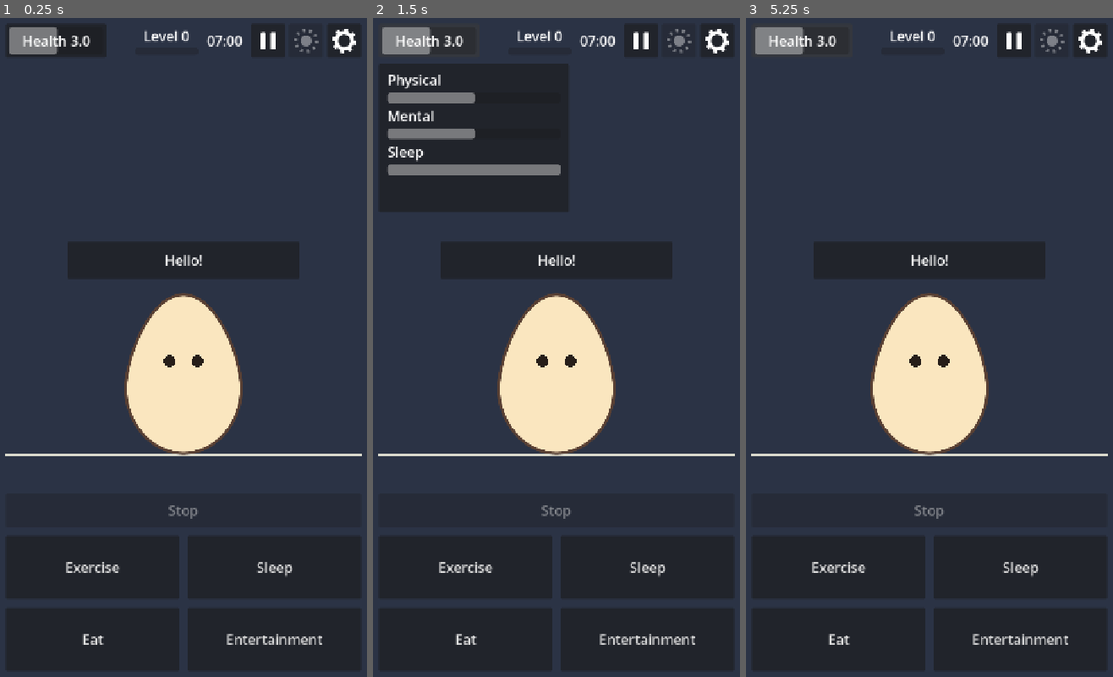
Above: before the commit, frames 1-3 (left to right).
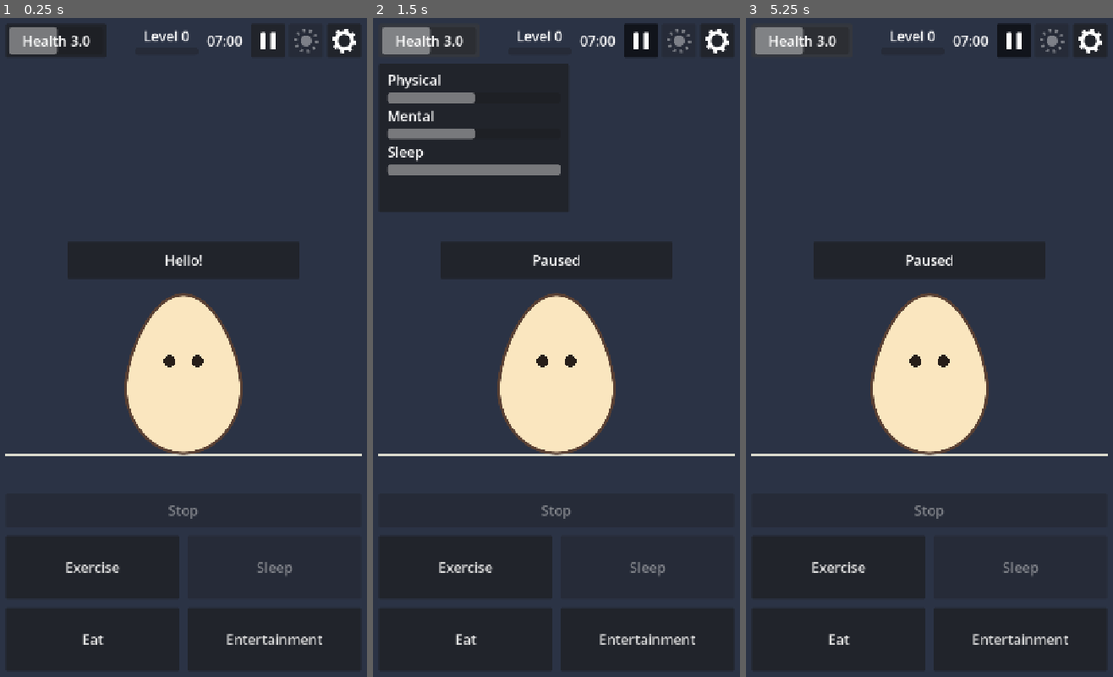
Above: after the commit, the same moments.

Repository: RomesQuiet/bio-streams-CMP
Game: Godot game, scene res://scenes/main.tscn
Same seed, same stepped clock (60 frames per second), same inputs: the game is played once before the commit and once after it.
Inputs (mouse positions are in pixels of both pictures, inside the frame that each line leads up to):
- Up to frame 1 (0.25 s): no input
- Up to frame 2 (1.5 s): click (640, 37) at 0.5 s; click "Health 3.0" at 1.25 s
- Up to frame 3 (5.25 s): click "Exercise" at 2 s; click (1021, 564) at 2.75 s, where only the run before the commit has a clickable "Sleep"; click "Eat" at 3.5 s; click "Entertainment" at 4.25 s; click "Health 3.0" at 5 s

The runs differ from the first frame. In frame 1, less than 0.1% of the frame differs, in the area x 70-80%, y 82-85%; in frame 2, 0.2%, in the area x 43-80%, y 35-85%; in frame 3, 0.2%.

Commit message:
task 4
time now flows

Diff:
--- a/data/config.json
+++ b/data/config.json
@@ -8,7 +8,13 @@
 		"day_avatar_minutes_per_real_minute": 28,
 		"sleep_avatar_minutes_per_real_minute": 5,
 		"first_day_start_hour": { "value": 7.0, "placeholder": true, "comment": "Clock time (24 h) when the first day starts." },
-		"max_sleep_hours": { "value": 12, "placeholder": true, "comment": "Maximum hours on the sleep slider." }
+		"max_sleep_hours": { "value": 12, "placeholder": true, "comment": "Maximum hours on the sleep slider." },
+		"max_frame_seconds": { "value": 0.5, "placeholder": true, "comment": "Longest real time counted in one frame, so a frozen or hidden tab cannot jump game time forward." }
+	},
+
+	"debug": {
+		"_comment": "Only works when the game runs from the Godot editor. Press F9 to change the speed. Never active in the published build.",
+		"speed_multipliers": [1, 60, 600]
 	},
 
 	"measures": {
--- a/project.godot
+++ b/project.godot
@@ -19,6 +19,7 @@
 
 Config="*res://scripts/autoload/config.gd"
 GameState="*res://scripts/autoload/game_state.gd"
+Clock="*res://scripts/autoload/clock.gd"
 
 [display]
 
--- a/scenes/main.tscn
+++ b/scenes/main.tscn
@@ -119,6 +119,7 @@
 custom_minimum_size = Vector2(64, 64)
 layout_mode = 2
 tooltip_text = "Pause"
+toggle_mode = true
 icon = ExtResource("3_pause")
 icon_alignment = 1
 expand_icon = true
--- /dev/null
+++ b/scripts/autoload/clock.gd
@@ -0,0 +1,202 @@
+extends Node
+## Avatar time. Advances only with the game open, using frame delta time.
+## It never reads the device clock. All numbers come from Config.
+##
+## Cycle: DAY -> BEDTIME (day over, avatar tired, waits for the player)
+##        -> SLEEPING -> SLEEP_OVER (paused, waits for the wake button) -> DAY
+
+enum Phase { DAY, BEDTIME, SLEEPING, SLEEP_OVER }
+
+const MINUTES_PER_HOUR := 60.0
+const SECONDS_PER_MINUTE := 60.0
+const MINUTES_PER_DAY := 24.0 * 60.0
+
+signal time_changed
+signal phase_changed(phase: Phase)
+signal paused_changed(paused: bool)
+## Emitted every frame that avatar time moves, with the avatar hours that passed.
+signal avatar_time_passed(hours: float)
+
+var phase := Phase.DAY
+var paused := false
+var day_number := 1
+var day_length_hours: float
+var day_elapsed_hours := 0.0
+var sleep_target_hours := 0.0
+var sleep_elapsed_hours := 0.0
+## Avatar time of day, in minutes since midnight (0 to 1440).
+var minute_of_day: float
+## Debug only (editor): multiplies how fast time runs.
+var debug_speed := 1.0
+
+var _debug_speed_index := 0
+## Time of day (minutes) when the current day or sleep started.
+var _phase_start_minute: float
+
+
+func _ready() -> void:
+	day_length_hours = Config.get_float("time.first_day_hours")
+	minute_of_day = Config.get_float("time.first_day_start_hour") * MINUTES_PER_HOUR
+	_phase_start_minute = minute_of_day
+	avatar_time_passed.connect(GameState.apply_avatar_hours)
+	if _debug_allowed():
+		print_conversion_table()
+
+
+func _process(delta: float) -> void:
+	if paused:
+		return
+	var real_seconds := minf(delta, Config.get_float("time.max_frame_seconds")) * debug_speed
+	match phase:
+		Phase.DAY:
+			var hours := minf(real_seconds_to_avatar_hours(real_seconds, false), day_length_hours - day_elapsed_hours)
+			day_elapsed_hours = minf(day_elapsed_hours + hours, day_length_hours)
+			_advance(hours, day_elapsed_hours)
+			if day_elapsed_hours >= day_length_hours:
+				_end_day()
+		Phase.SLEEPING:
+			var hours := minf(real_seconds_to_avatar_hours(real_seconds, true), sleep_target_hours - sleep_elapsed_hours)
+			sleep_elapsed_hours = minf(sleep_elapsed_hours + hours, sleep_target_hours)
+			_advance(hours, sleep_elapsed_hours)
+			if sleep_elapsed_hours >= sleep_target_hours:
+				_end_sleep()
+
+
+func _unhandled_input(event: InputEvent) -> void:
+	if not _debug_allowed():
+		return
+	if event is InputEventKey and event.pressed and not event.echo and event.keycode == KEY_F9:
+		var speeds: Array = Config.get_value("debug.speed_multipliers")
+		_debug_speed_index = (_debug_speed_index + 1) % speeds.size()
+		debug_speed = float(speeds[_debug_speed_index])
+		print("Clock: debug speed x%s" % debug_speed)
+		time_changed.emit()
+
+
+# --- Conversion (the time rules from CLAUDE.md) ---
+
+## Length of the next day after sleeping this many hours.
+## day_hours = day_baseline + (sleep_baseline - sleep_hours). 5 h sleep -> 19 h day.
+func day_hours_after_sleep(sleep_hours: float) -> float:
+	var day_baseline := Config.get_float("time.day_baseline_hours")
+	var sleep_baseline := Config.get_float("time.sleep_baseline_hours")
+	return maxf(0.0, day_baseline + (sleep_baseline - sleep_hours))
+
+
+## Real seconds needed for this many avatar hours, awake (day) or asleep (night).
+func avatar_hours_to_real_seconds(hours: float, asleep: bool) -> float:
+	return hours * MINUTES_PER_HOUR / _avatar_minutes_per_real_minute(asleep) * SECONDS_PER_MINUTE
+
+
+## Avatar hours that pass in this many real seconds, awake (day) or asleep (night).
+func real_seconds_to_avatar_hours(seconds: float, asleep: bool) -> float:
+	return seconds / SECONDS_PER_MINUTE * _avatar_minutes_per_real_minute(asleep) / MINUTES_PER_HOUR
+
+
+func _avatar_minutes_per_real_minute(asleep: bool) -> float:
+	if asleep:
+		return Config.get_float("time.sleep_avatar_minutes_per_real_minute")
+	return Config.get_float("time.day_avatar_minutes_per_real_minute")
+
+
+# --- Controls used by the interface ---
+
+func set_paused(value: bool) -> void:
+	if phase != Phase.DAY:
+		value = false
+	if paused == value:
+		return
+	paused = value
+	paused_changed.emit(paused)
+
+
+func toggle_pause() -> void:
+	set_paused(not paused)
+
+
+## Starts sleep. Only allowed at bedtime for now (placeholder rule).
+func start_sleep(hours: float) -> void:
+	if phase != Phase.BEDTIME:
+		return
+	sleep_target_hours = clampf(hours, 0.0, Config.get_float("time.max_sleep_hours"))
+	sleep_elapsed_hours = 0.0
+	GameState.tired = false
+	GameState.changed.emit()
+	_set_phase(Phase.SLEEPING)
+	if sleep_target_hours <= 0.0:
+		_end_sleep()
+
+
+## Ends sleep early. The hours actually slept are used for the next day.
+func stop_sleep() -> void:
+	if phase == Phase.SLEEPING:
+		_end_sleep()
+
+
+## Starts the next day. Its length depends on the hours actually slept.
+func wake_up() -> void:
+	if phase != Phase.SLEEP_OVER:
+		return
+	day_number += 1
+	day_length_hours = day_hours_after_sleep(sleep_elapsed_hours)
+	day_elapsed_hours = 0.0
+	_set_phase(Phase.DAY)
+
+
+## Time of day as "HH:MM" (24-hour clock).
+func clock_text() -> String:
+	var total_minutes := floori(minute_of_day)
+	return "%02d:%02d" % [floori(total_minutes / MINUTES_PER_HOUR), total_minutes % int(MINUTES_PER_HOUR)]
+
+
+func is_debug_speed_active() -> bool:
+	return debug_speed != 1.0
+
+
+# --- Internal ---
+
+## Moves the clock. The time of day is worked out from the start of the phase
+## (not added up frame by frame), so it lands exactly on the bedtime and wake-up time.
+func _advance(hours: float, elapsed_in_phase: float) -> void:
+	if hours <= 0.0:
+		return
+	minute_of_day = fposmod(_phase_start_minute + elapsed_in_phase * MINUTES_PER_HOUR, MINUTES_PER_DAY)
+	avatar_time_passed.emit(hours)
+	time_changed.emit()
+
+
+func _end_day() -> void:
+	GameState.tired = true
+	GameState.changed.emit()
+	_set_phase(Phase.BEDTIME)
+
+
+func _end_sleep() -> void:
+	_set_phase(Phase.SLEEP_OVER)
+
+
+func _set_phase(new_phase: Phase) -> void:
+	phase = new_phase
+	_phase_start_minute = minute_of_day
+	if phase != Phase.DAY:
+		set_paused(false)
+	phase_changed.emit(phase)
+	time_changed.emit()
+
+
+## The debug speed exists only when running from the Godot editor,
+## so it cannot be turned on in the published (exported) game.
+func _debug_allowed() -> bool:
+	return OS.has_feature("editor")
+
+
+func print_conversion_table() -> void:
+	print("--- Clock conversion ---")
+	for sleep_hours in [0.0, 5.0, 8.0, 10.0, 12.0]:
+		var day_hours := day_hours_after_sleep(sleep_hours)
+		print("sleep %4.1f h = %6.1f real min  ->  next day %4.1f h = %5.1f real min" % [
+			sleep_hours,
+			avatar_hours_to_real_seconds(sleep_hours, true) / SECONDS_PER_MINUTE,
+			day_hours,
+			avatar_hours_to_real_seconds(day_hours, false) / SECONDS_PER_MINUTE,
+		])
--- a/scripts/ui/main.gd
+++ b/scripts/ui/main.gd
@@ -1,6 +1,6 @@
 extends Control
-## Main game screen. Shows GameState on screen and handles the top bar buttons.
-## Activity buttons are placeholders until their tasks.
+## Main game screen. Shows GameState and Clock on screen and handles the buttons.
+## Exercise, eat and entertainment are placeholders until their tasks.
 
 @onready var health_button: Button = %HealthButton
 @onready var health_bar: ProgressBar = %HealthBar
@@ -12,6 +12,11 @@
 @onready var level_label: Label = %LevelLabel
 @onready var xp_bar: ProgressBar = %XPBar
 @onready var clock_label: Label = %ClockLabel
+@onready var pause_button: Button = %PauseButton
+@onready var wake_button: Button = %WakeButton
+@onready var speech_label: Label = %SpeechLabel
+@onready var action_buttons: Array[Button] = [%ExerciseButton, %SleepButton, %EatButton, %EntertainmentButton]
+@onready var sleep_button: Button = %SleepButton
 
 
 func _ready() -> void:
@@ -19,12 +24,25 @@
 	health_bar.max_value = Config.get_float("measures.health_max")
 	health_panel.visible = false
 	health_button.pressed.connect(_on_health_button_pressed)
+	pause_button.pressed.connect(Clock.toggle_pause)
+	wake_button.pressed.connect(Clock.wake_up)
+	sleep_button.pressed.connect(_on_sleep_button_pressed)
 	GameState.changed.connect(_refresh)
+	Clock.time_changed.connect(_refresh_clock)
+	Clock.phase_changed.connect(_refresh_phase.unbind(1))
+	Clock.paused_changed.connect(_refresh_phase.unbind(1))
 	_refresh()
+	_refresh_clock()
+	_refresh_phase()
 
 
 func _on_health_button_pressed() -> void:
 	health_panel.visible = not health_panel.visible
+
+
+## Temporary until Task 5 adds the slider: sleep the baseline hours.
+func _on_sleep_button_pressed() -> void:
+	Clock.start_sleep(Config.get_float("time.sleep_baseline_hours"))
 
 
 func _refresh() -> void:
@@ -35,6 +53,29 @@
 	sleep_bar.value = GameState.sleep
 	level_label.text = "Level %d" % GameState.level
 	xp_bar.value = GameState.level_progress
-	# Placeholder until the Clock exists (Task 4): show the first day's start time.
-	var start_hour := Config.get_float("time.first_day_start_hour")
-	clock_label.text = "%02d:%02d" % [floori(start_hour), roundi(fmod(start_hour, 1.0) * 60.0)]
+
+
+func _refresh_clock() -> void:
+	var text := Clock.clock_text()
+	if Clock.is_debug_speed_active():
+		text += "\nx%d" % Clock.debug_speed
+	clock_label.text = text
+
+
+func _refresh_phase() -> void:
+	var phase := Clock.phase
+	pause_button.disabled = phase != Clock.Phase.DAY
+	pause_button.set_pressed_no_signal(Clock.paused)
+	wake_button.disabled = phase != Clock.Phase.SLEEP_OVER
+	for button in action_buttons:
+		button.disabled = phase == Clock.Phase.SLEEPING
+	sleep_button.disabled = phase != Clock.Phase.BEDTIME
+	match phase:
+		Clock.Phase.DAY:
+			speech_label.text = "Paused" if Clock.paused else "Hello!"
+		Clock.Phase.BEDTIME:
+			speech_label.text = "I'm tired. It's bedtime: sleep is recommended."
+		Clock.Phase.SLEEPING:
+			speech_label.text = "Zzz..."
+		Clock.Phase.SLEEP_OVER:
+			speech_label.text = "I'm awake! Press the wake button to start the day."
--- /dev/null
+++ b/tests/clock_test.gd
@@ -0,0 +1,79 @@
+extends SceneTree
+## Tests for the Clock time rules. Run from the project folder:
+##   Godot --headless --path . -s res://tests/clock_test.gd
+## Prints PASS/FAIL for each check and exits with code 1 if any check fails.
+
+const STEP_SECONDS := 0.1
+
+var _failures := 0
+
+
+func _process(_delta: float) -> bool:
+	var clock: Node = root.get_node("Clock")
+	_test_conversion(clock)
+	_test_full_cycle(clock)
+	_test_stop_sleep_early(clock)
+	print("%s (%d failed)" % ["ALL PASSED" if _failures == 0 else "SOME FAILED", _failures])
+	quit(1 if _failures > 0 else 0)
+	return true
+
+
+func _test_conversion(clock: Node) -> void:
+	# Sleep hours -> next day hours (CLAUDE.md: day_hours = 14 + (10 - sleep_hours)).
+	for pair in [[0.0, 24.0], [5.0, 19.0], [8.0, 16.0], [10.0, 14.0], [12.0, 12.0]]:
+		_check("sleep %s h gives a %s h day" % pair, is_equal_approx(clock.day_hours_after_sleep(pair[0]), pair[1]))
+	# Real minutes for avatar hours.
+	_check("14 h day = 30 real min", is_equal_approx(clock.avatar_hours_to_real_seconds(14.0, false), 30.0 * 60.0))
+	_check("16 h day = 34.29 real min", absf(clock.avatar_hours_to_real_seconds(16.0, false) / 60.0 - 34.2857) < 0.001)
+	_check("19 h day = 40.71 real min", absf(clock.avatar_hours_to_real_seconds(19.0, false) / 60.0 - 40.7143) < 0.001)
+	_check("10 h sleep = 120 real min", is_equal_approx(clock.avatar_hours_to_real_seconds(10.0, true), 120.0 * 60.0))
+	_check("8 h sleep = 96 real min", is_equal_approx(clock.avatar_hours_to_real_seconds(8.0, true), 96.0 * 60.0))
+	_check("back conversion", is_equal_approx(clock.real_seconds_to_avatar_hours(96.0 * 60.0, true), 8.0))
+
+
+func _test_full_cycle(clock: Node) -> void:
+	clock.debug_speed = 600.0
+	_check("first day starts at 07:00", clock.clock_text() == "07:00")
+	_check("first day is 14 h", is_equal_approx(clock.day_length_hours, 14.0))
+	clock.set_paused(true)
+	clock._process(STEP_SECONDS)
+	_check("pause stops time", clock.clock_text() == "07:00")
+	clock.set_paused(false)
+	_run_until(clock, clock.Phase.BEDTIME)
+	_check("day ends at 21:00", clock.clock_text() == "21:00")
+	_check("avatar is tired at bedtime", root.get_node("GameState").tired)
+	clock._process(STEP_SECONDS)
+	_check("time waits at bedtime (no automatic sleep)", clock.phase == clock.Phase.BEDTIME and clock.clock_text() == "21:00")
+	clock.start_sleep(8.0)
+	_run_until(clock, clock.Phase.SLEEP_OVER)
+	_check("8 h sleep ends at 05:00", clock.clock_text() == "05:00")
+	clock._process(STEP_SECONDS)
+	_check("time waits for the wake button", clock.clock_text() == "05:00")
+	clock.wake_up()
+	_check("next day is 16 h", is_equal_approx(clock.day_length_hours, 16.0))
+	_run_until(clock, clock.Phase.BEDTIME)
+	_check("bedtime stays at 21:00", clock.clock_text() == "21:00")
+
+
+func _test_stop_sleep_early(clock: Node) -> void:
+	clock.start_sleep(10.0)
+	while clock.sleep_elapsed_hours < 5.0:
+		clock._process(STEP_SECONDS)
+	clock.stop_sleep()
+	var slept: float = clock.sleep_elapsed_hours
+	clock.wake_up()
+	_check("stopping early uses the hours slept", is_equal_approx(clock.day_length_hours, 24.0 - slept))
+
+
+func _run_until(clock: Node, phase: int) -> void:
+	for i in 100000:
+		if clock.phase == phase:
+			return
+		clock._process(STEP_SECONDS)
+	_check("reached phase %d" % phase, false)
+
+
+func _check(name: String, ok: bool) -> void:
+	if not ok:
+		_failures += 1
+	print("%s  %s" % ["PASS" if ok else "FAIL", name])
Not shown, changed: export_presets.cfg
Not shown, added: scripts/autoload/clock.gd.uid
Not shown, added: tests/clock_test.gd.uid
Not shown, changed: CLAUDE.md
Not shown, changed: MILESTONE_1.md
